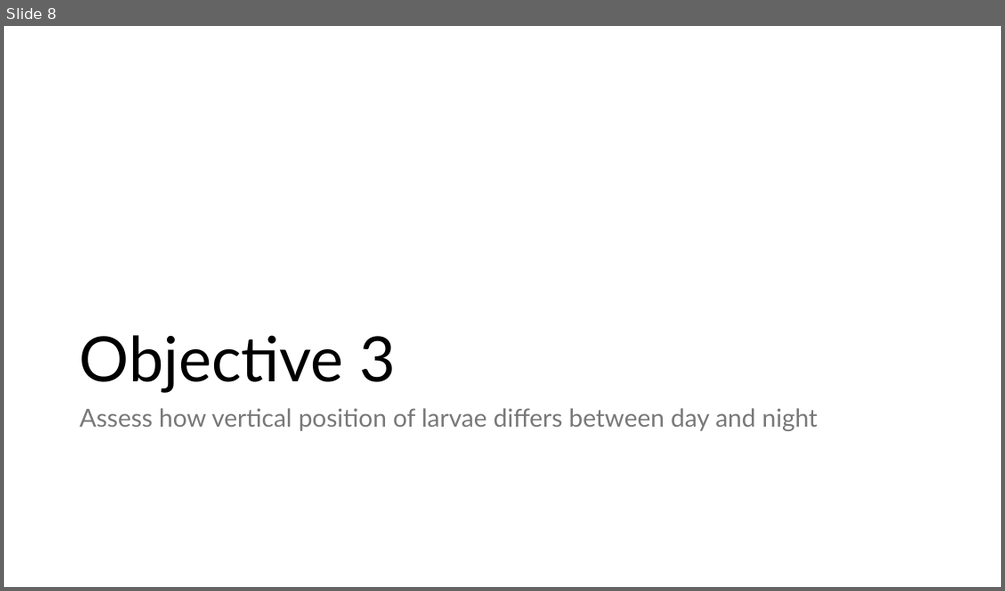
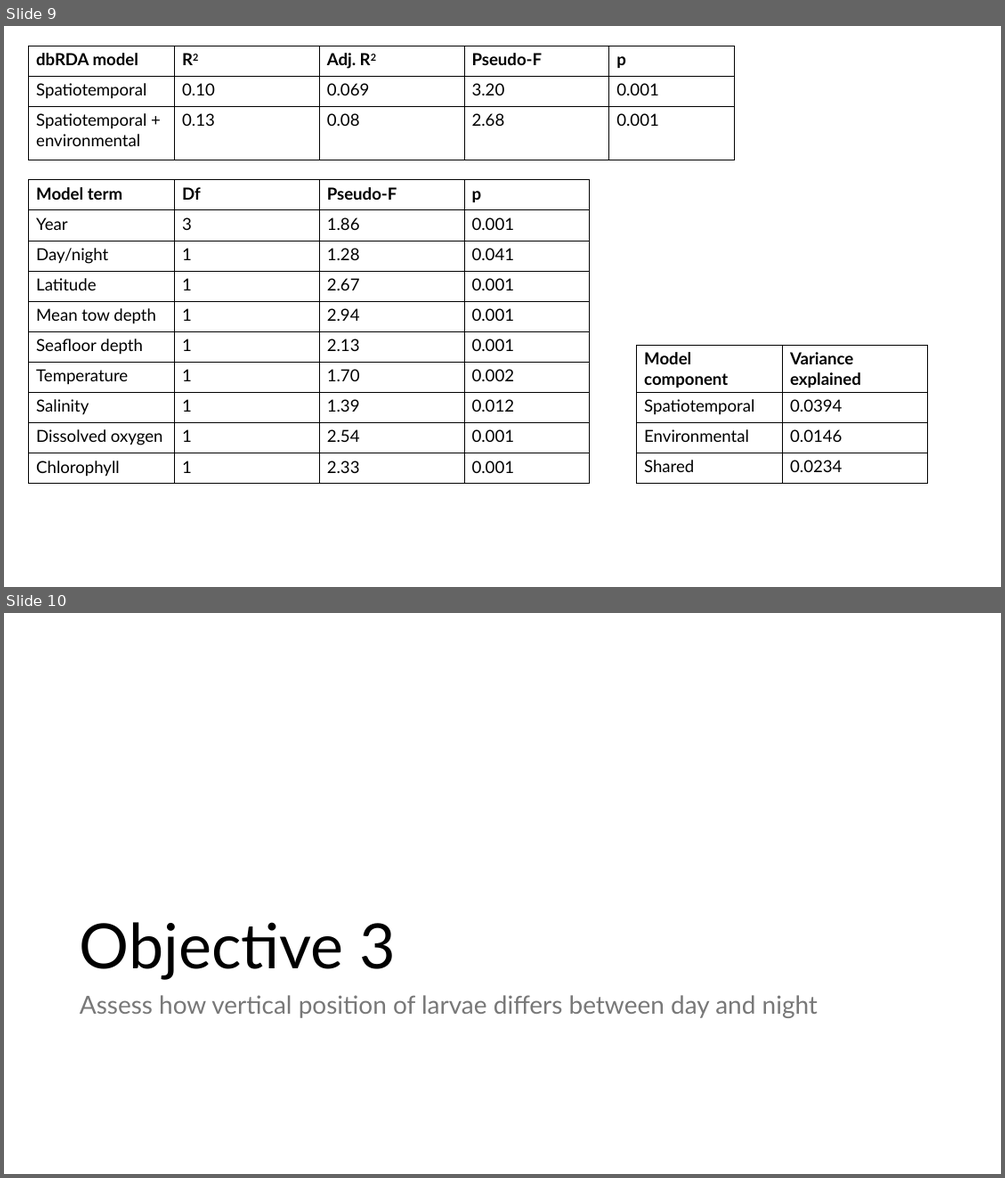
Before and after one commit to LukeABobay/larval-fish-community-analysis, a slide deck: Project Figures and Tables in order.pptx. Shown one above the other, each under a label of ours: slide 8 before the commit, slides 9 and 10 after it. The pictures are 1005x591 and 1005x1178 pixels, drawn with LibreOffice and Linux fonts; fonts in the diff are those of the drawing. Boxes give left, top, right and bottom in pixels: in the first picture for what was removed or moved away, otherwise in the second. Text is boxed around its words. In the diff, an @@ line names an element or a change of style, - is before the commit and + after.

```diff
--- a/Project Figures and Tables in order.pptx
+++ b/Project Figures and Tables in order.pptx
@@ slide 9 added at [4,26,1001,587], background #FFFFFF @@
@@ table added at [29,46,735,160], 3 rows, 5 columns @@
+dbRDA model | R2 | Adj. R2 | Pseudo-F | p
+Spatiotemporal | 0.10 | 0.069 | 3.20 | 0.001
+Spatiotemporal + environmental | 0.13 | 0.08 | 2.68 | 0.001
@@ table added at [29,180,590,483], 10 rows, 4 columns @@
+Model term | Df | Pseudo-F | p
+Year | 3 | 1.86 | 0.001
+Day/night | 1 | 1.28 | 0.041
+Latitude | 1 | 2.67 | 0.001
+Mean tow depth | 1 | 2.94 | 0.001
+Seafloor depth | 1 | 2.13 | 0.001
+Temperature | 1 | 1.70 | 0.002
+Salinity | 1 | 1.39 | 0.012
+Dissolved oxygen | 1 | 2.54 | 0.001
+Chlorophyll | 1 | 2.33 | 0.001
@@ table added at [637,345,928,483], 4 rows, 2 columns @@
+Model component | Variance explained
+Spatiotemporal | 0.0394
+Environmental | 0.0146
+Shared | 0.0234
@@ what was slide 8 is now slide 10 @@
```
Also in this commit, not shown: 1 other slide added.
